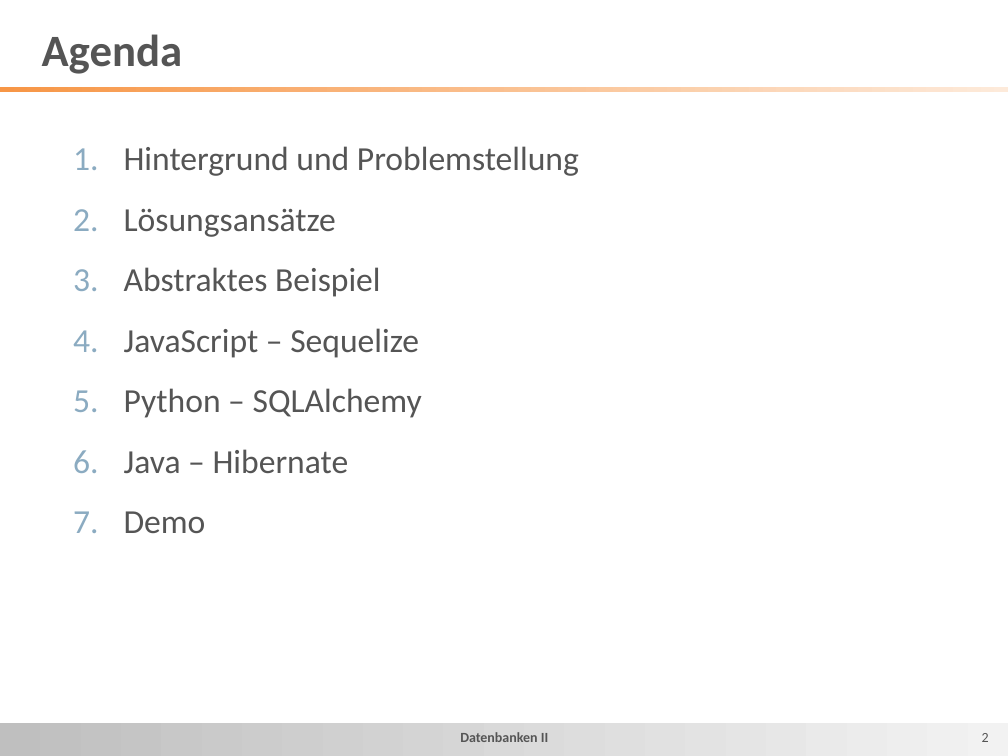
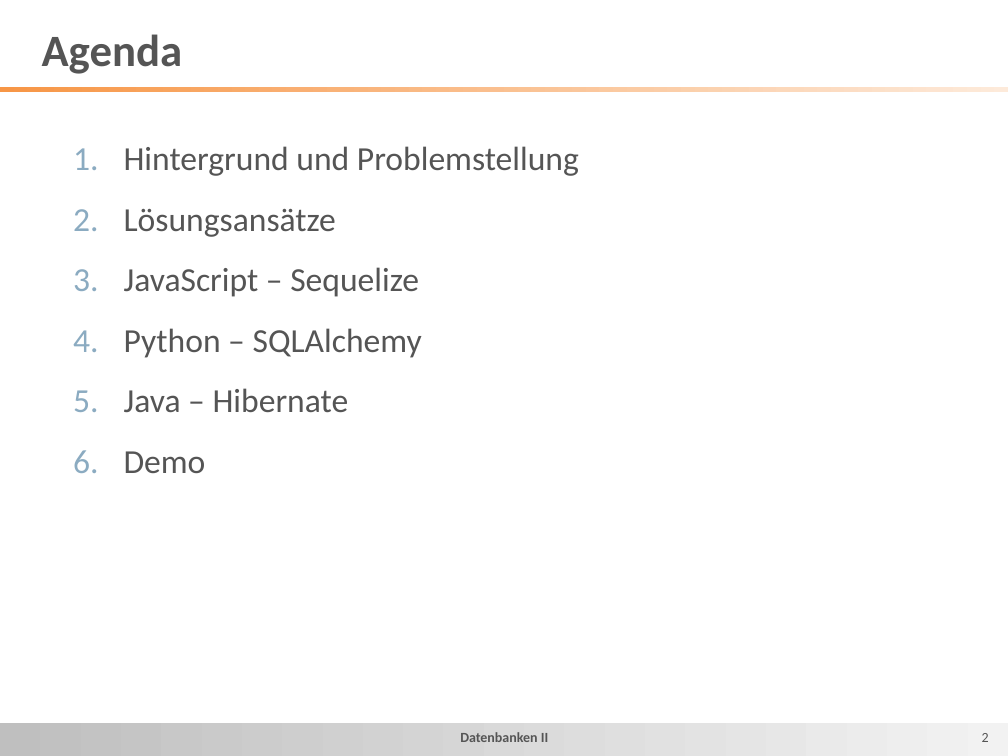
Before and after one commit to floqqi/fhws-db2, a slide deck: slide 2 of ORM.pptx. Drawn at 1008x756 pixels with LibreOffice and Linux fonts; fonts in the diff are those of the drawing; background and template pictures are left out. Boxes give left, top, right and bottom in pixels: in the first picture for what was removed or moved away, otherwise in the second. Text is boxed around its words. In the diff, an @@ line names an element or a change of style, - is before the commit and + after.

Commit message:
Update pptx

```diff
--- a/ORM.pptx
+++ b/ORM.pptx
@@ text at [124, 267, 381, 297]: paragraph removed @@
-  3. Abstraktes Beispiel
```
